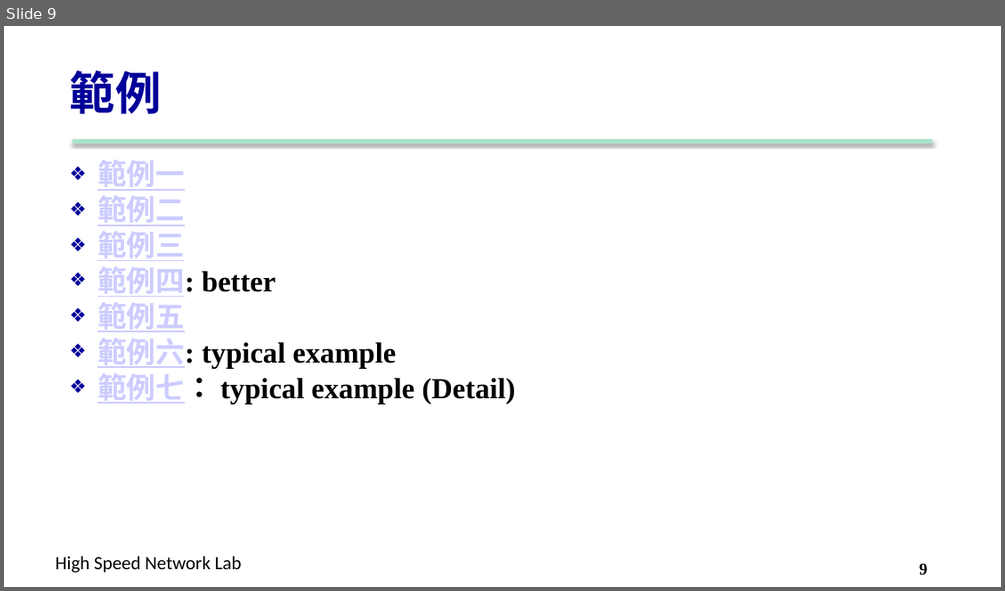
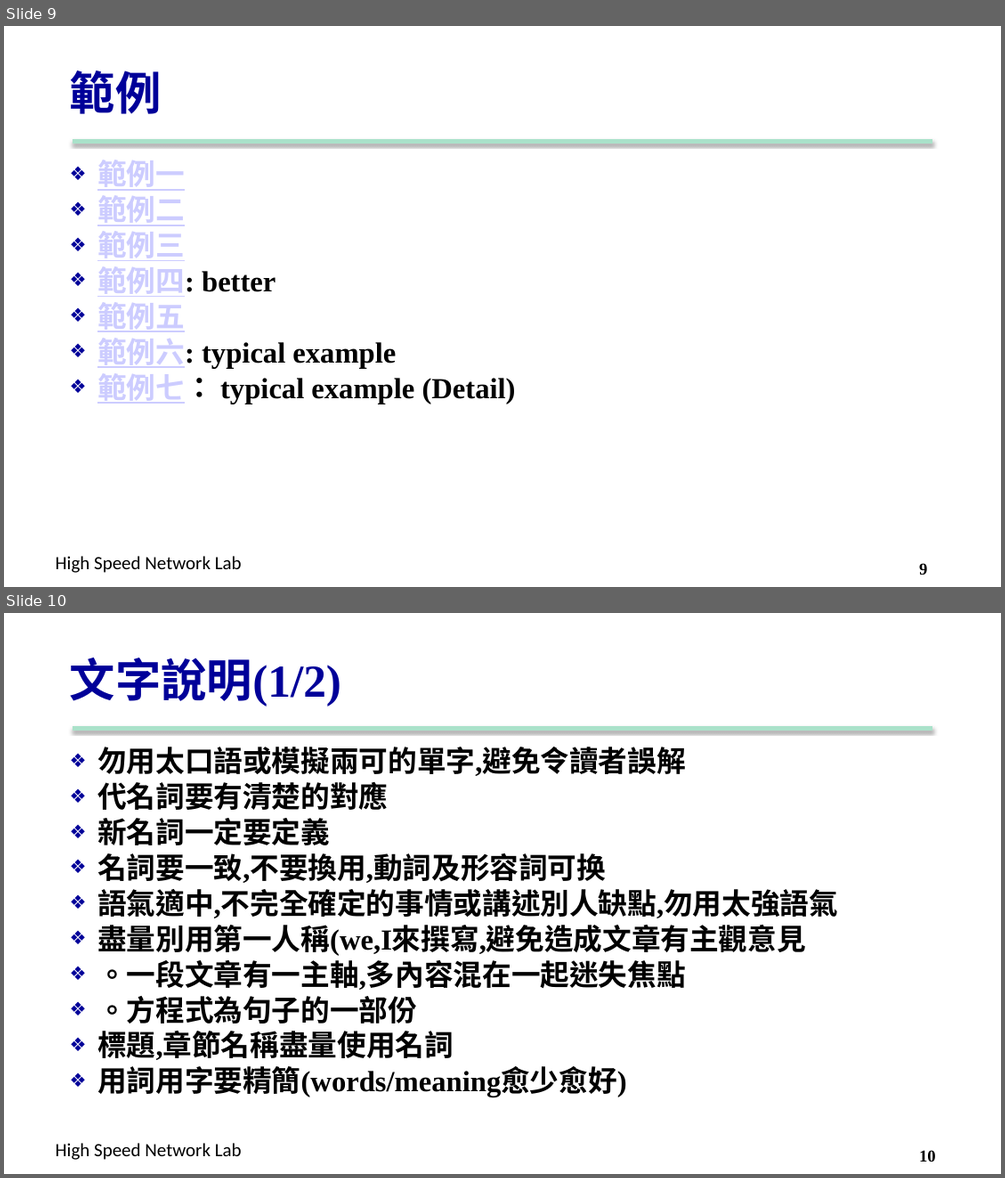
Before and after one commit to carina419/NTUST, a slide deck: MI5014701 科技研究與論文寫作 Technology Research and Thesis Writing/3. Outline.pptx. Shown one above the other, each under a label of ours: slide 9 before the commit, slides 9 and 10 after it. The pictures are 1005x591 and 1005x1178 pixels, drawn with LibreOffice and Linux fonts; fonts in the diff are those of the drawing; background and template pictures are left out. Boxes give left, top, right and bottom in pixels: in the first picture for what was removed or moved away, otherwise in the second. Text is boxed around its words. In the diff, an @@ line names an element or a change of style, - is before the commit and + after.

```diff
--- a/MI5014701 科技研究與論文寫作 Technology Research and Thesis Writing/3. Outline.pptx
+++ b/MI5014701 科技研究與論文寫作 Technology Research and Thesis Writing/3. Outline.pptx
@@ slide 10 added at (4, 613, 1001, 1174), background #FFFFFF; not listed: 2 template elements that a slide beside it also shows @@
@@ title added at (70, 657, 341, 706), 44 pt, text #000099, bold @@
+文字說明(1/2)
@@ text added at (97, 747, 838, 1098), 28 pt, text #000000, bold @@
+❖ 勿用太口語或模擬兩可的單字,避免令讀者誤解
+❖ 代名詞要有清楚的對應
+❖ 新名詞一定要定義
+❖ 名詞要一致,不要換用,動詞及形容詞可换
+❖ 語氣適中,不完全確定的事情或講述別人缺點,勿用太強語氣
+❖ 盡量別用第一人稱(we,I來撰寫,避免造成文章有主觀意見
+❖ 。一段文章有一主軸,多內容混在一起迷失焦點
+❖ 。方程式為句子的一部份
+❖ 標題,章節名稱盡量使用名詞
+❖ 用詞用字要精簡(words/meaning愈少愈好)
@@ page number added at (919, 1150, 936, 1161), 16 pt, text #000000, bold @@
+10
```
Also in this commit, not shown: 1 other slide added, 4 other files.
